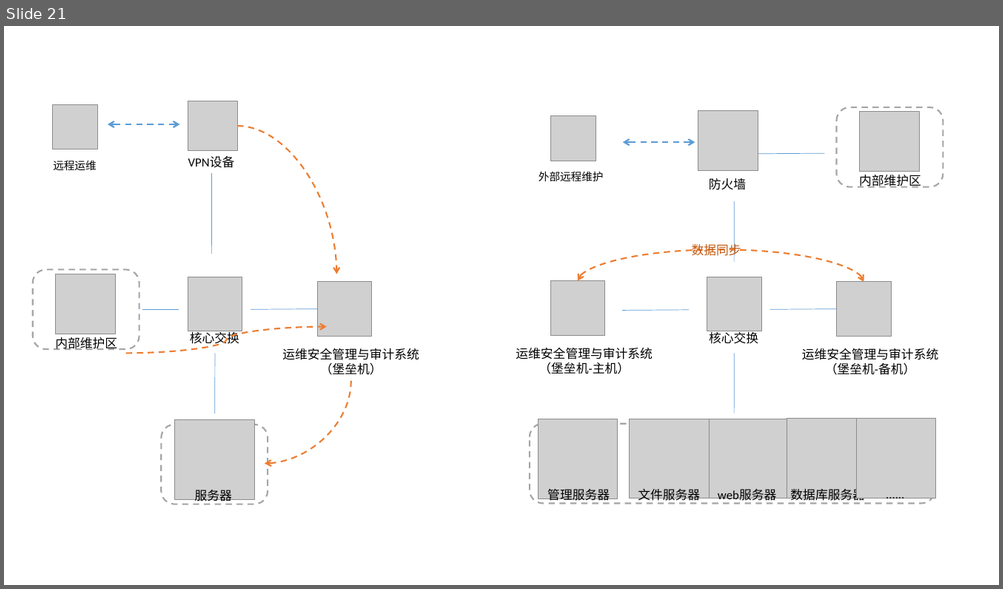
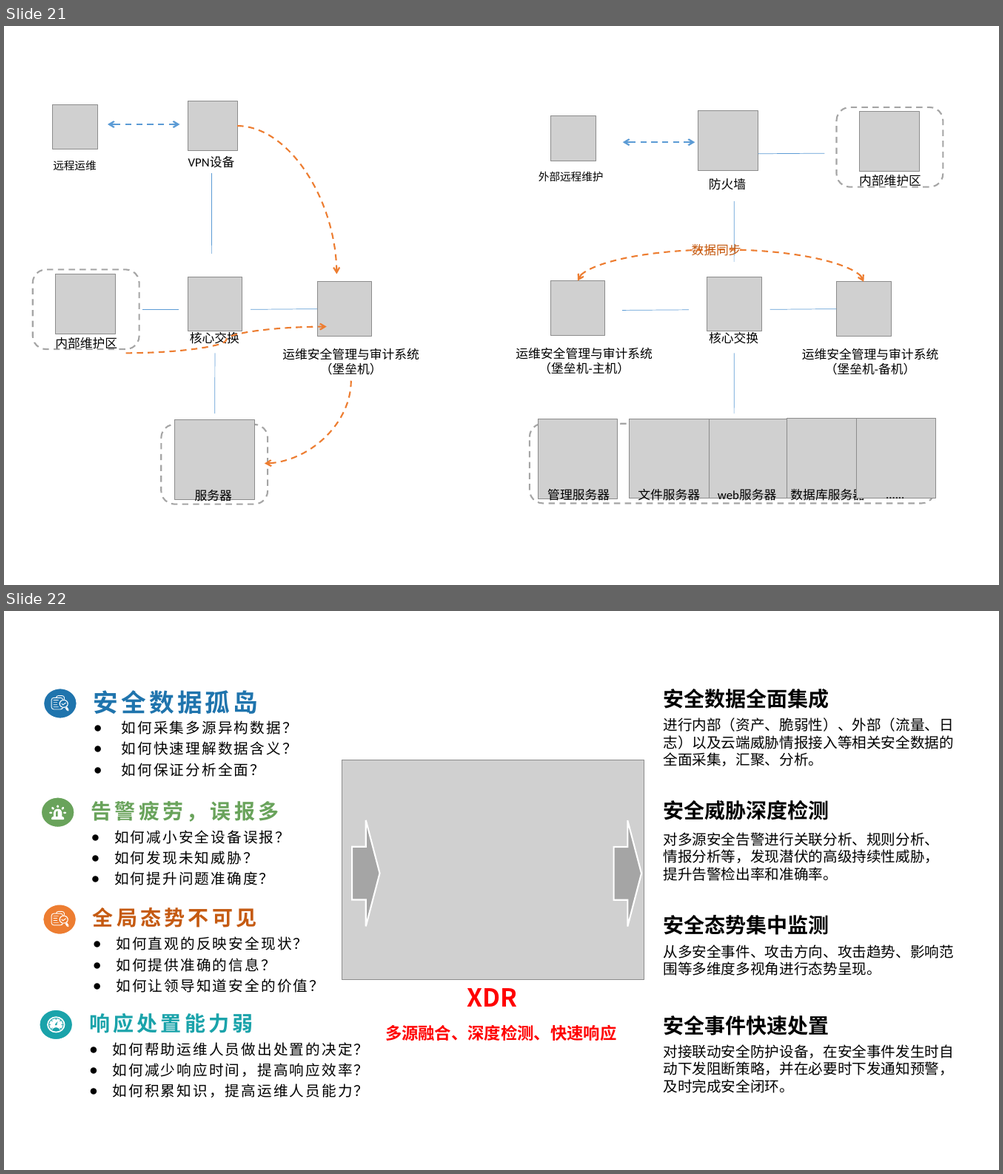
Before and after one commit to xiejava1018/xiejavaimagesrc, a slide deck: images/2022/画图.pptx. Shown one above the other, each under a label of ours: slide 21 before the commit, slides 21 and 22 after it. The pictures are 1003x589 and 1003x1174 pixels, drawn with LibreOffice and Linux fonts; fonts in the diff are those of the drawing; grey boxes stand for pictures. Boxes give left, top, right and bottom in pixels: in the first picture for what was removed or moved away, otherwise in the second. Text is boxed around its words. In the diff, an @@ line names an element or a change of style, - is before the commit and + after.

```diff
--- a/images/2022/画图.pptx
+++ b/images/2022/画图.pptx
@@ slide 22 added at (4,611,999,1170), background #FFFFFF @@
@@ text added at (663,689,828,709), 20 pt, text #000000, bold @@
+安全数据全面集成
@@ text added at (663,718,953,766), 14 pt, text #000000 @@
+进行内部（资产、脆弱性）、外部（流量、日志）以及云端威胁情报接入等相关安全数据的全面采集，汇聚、分析。
@@ picture added at (341,760,644,980) @@
@@ text added at (663,800,828,820), 20 pt, text #000000, bold @@
+安全威胁深度检测
@@ right arrow added at (352,820,379,926), fill #A5A5A5, outline #FFFFFF 1.5 pt @@
@@ right arrow added at (614,820,641,926), fill #A5A5A5, outline #FFFFFF 1.5 pt @@
@@ text added at (663,832,939,881), 14 pt, text #000000 @@
+对多源安全告警进行关联分析、规则分析、情报分析等，发现潜伏的高级持续性威胁，提升告警检出率和准确率。
@@ group added at (38,687,369,1098): 8 texts, 4 ellipses, 4 freeform shapes @@
+● 如何采集多源异构数据？
+● 如何快速理解数据含义？
+● 如何保证分析全面？
+安全数据孤岛
+● 如何帮助运维人员做出处置的决定？
+● 如何减少响应时间，提高响应效率？
+● 如何积累知识，提高运维人员能力？
+响应处置能力弱
+● 如何减小安全设备误报？
+● 如何发现未知威胁？
+● 如何提升问题准确度？
+告警疲劳，误报多
+● 如何直观的反映安全现状？
+● 如何提供准确的信息？
+● 如何让领导知道安全的价值？
+全局态势不可见
@@ text added at (663,915,828,935), 20 pt, text #000000, bold @@
+安全态势集中监测
@@ text added at (663,945,953,976), 14 pt, text #000000 @@
+从多安全事件、攻击方向、攻击趋势、影响范围等多维度多视角进行态势呈现。
@@ text added at (466,988,517,1007), 24 pt, text #FF0000, bold @@
+XDR
@@ text added at (385,1025,616,1041), 16 pt, text #FF0000, bold @@
+多源融合、深度检测、快速响应
@@ text added at (663,1016,828,1036), 20 pt, text #000000, bold @@
+安全事件快速处置
@@ text added at (663,1045,953,1093), 14 pt, text #000000 @@
+对接联动安全防护设备，在安全事件发生时自动下发阻断策略，并在必要时下发通知预警，及时完成安全闭环。
```
Also in this commit, not shown: 2 other slides added, 5 other files.
